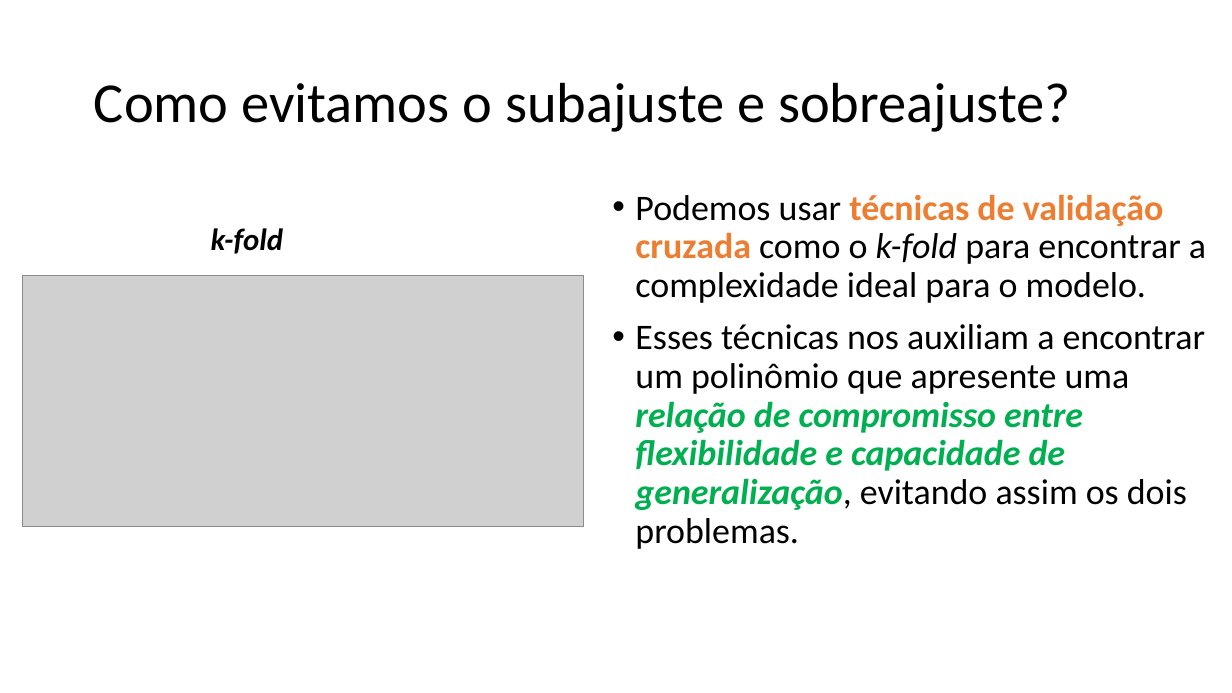
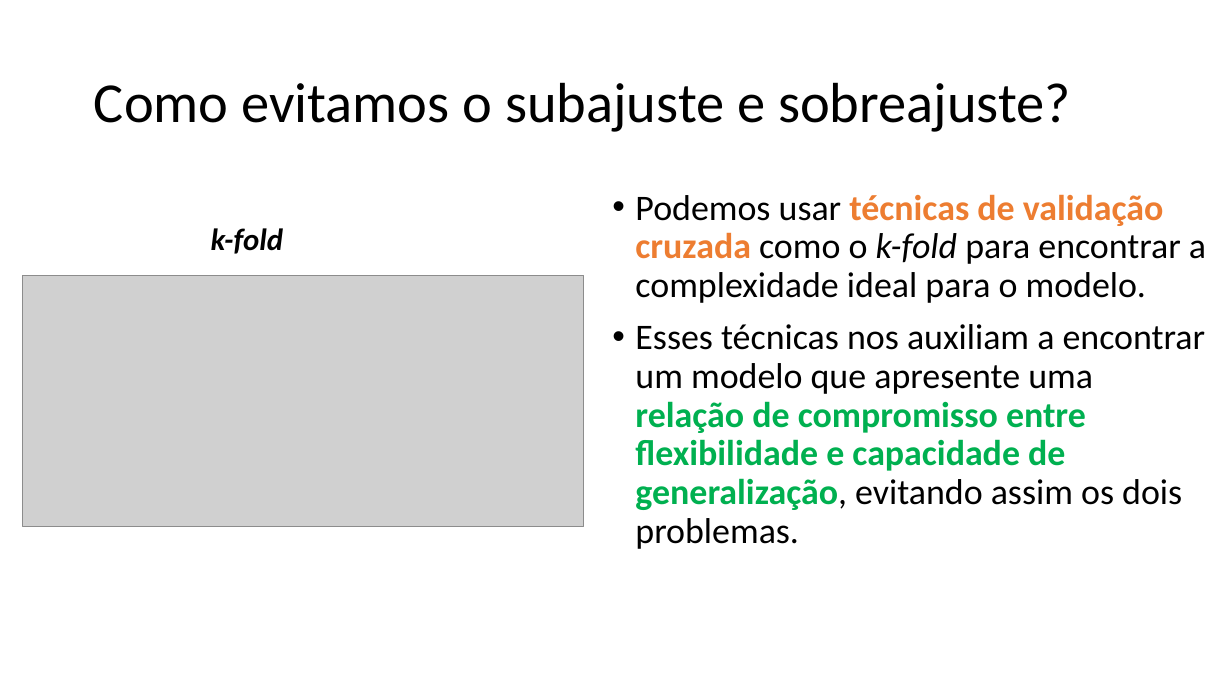
Before and after one commit to zz4fap/c24_inteligencia_artificial, a slide deck: slide 42 of slides/C24_Classificação.pptx (slide 43 before the commit). Drawn at 1232x693 pixels with LibreOffice and Linux fonts; fonts in the diff are those of the drawing; grey boxes stand for pictures. Boxes give left, top, right and bottom in pixels: in the first picture for what was removed or moved away, otherwise in the second. Text is boxed around its words. In the diff, an @@ line names an element or a change of style, - is before the commit and + after.

Commit message:
new slides

```diff
--- a/slides/C24_Classificação.pptx
+++ b/slides/C24_Classificação.pptx
@@ text at [635,324,1205,549]: text changed @@
-• Esses técnicas nos auxiliam a encontrar um polinômio que apresente uma relação de compromisso entre flexibilidade e capacidade de generalização, evitando assim os dois problemas.
+• Esses técnicas nos auxiliam a encontrar um modelo que apresente uma relação de compromisso entre flexibilidade e capacidade de generalização, evitando assim os dois problemas.
```
Also in this commit, not shown: 1 other slide changed, 2 slides added, 5 slides removed, 2 other files.
